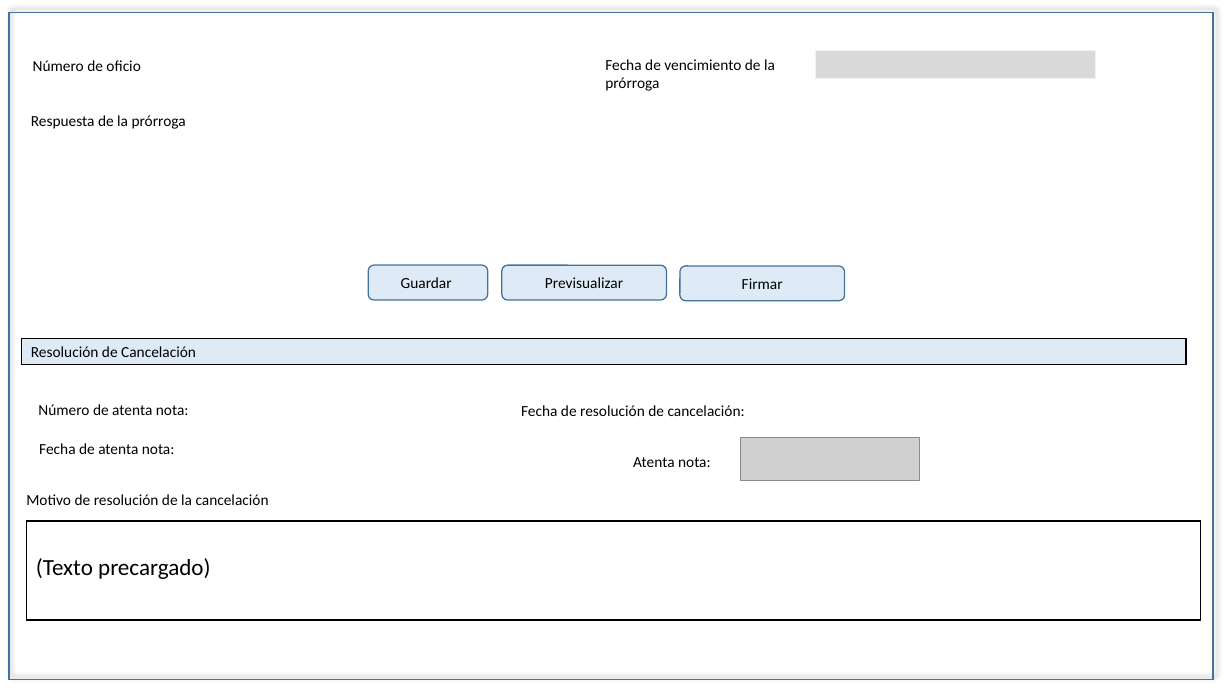
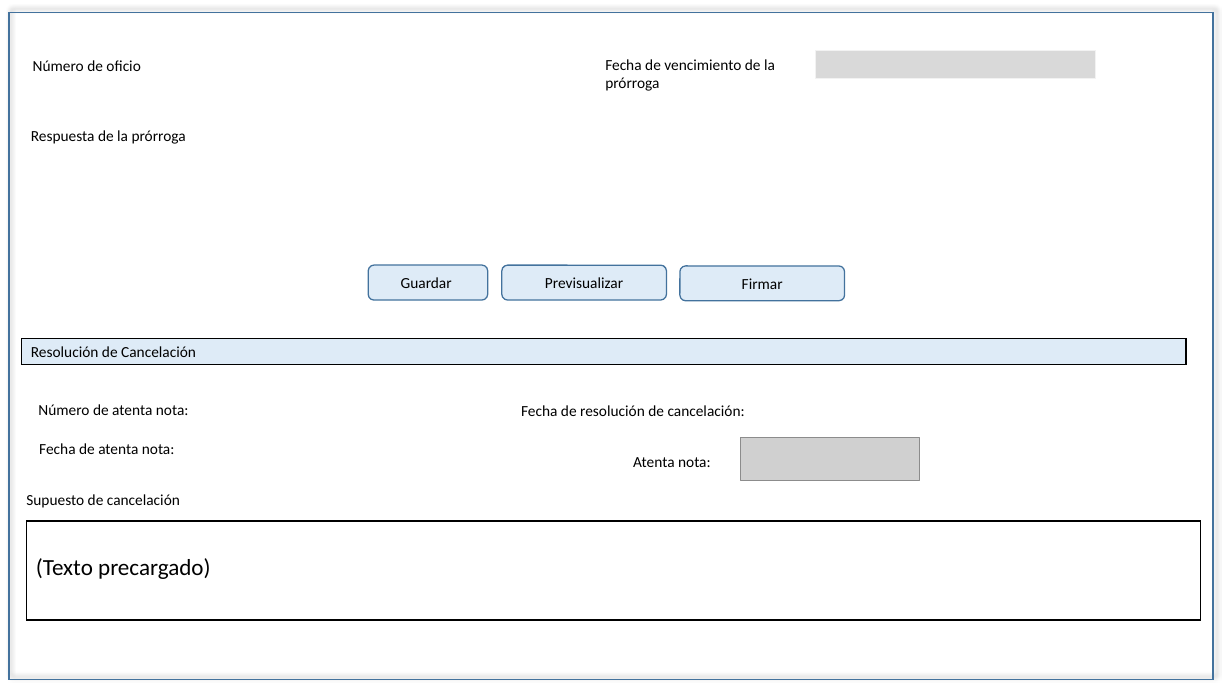
Before and after one commit to EDDIE83/Documentos, a slide deck: slide 6 of TAF 092019/Cancelación.pptx (slide 5 before the commit). Drawn at 1232x693 pixels with LibreOffice and Linux fonts; fonts in the diff are those of the drawing; grey boxes stand for pictures. Boxes give left, top, right and bottom in pixels: in the first picture for what was removed or moved away, otherwise in the second. Text is boxed around its words. In the diff, an @@ line names an element or a change of style, - is before the commit and + after.

```diff
--- a/TAF 092019/Cancelación.pptx
+++ b/TAF 092019/Cancelación.pptx
@@ text "Respuesta de la prórroga": place and size @@
-text "Respuesta de la prórroga" at box(31, 115, 186, 129)
+text "Respuesta de la prórroga" at box(31, 130, 186, 144)
@@ text at box(26, 494, 180, 508): text changed @@
-Motivo de resolución de la cancelación
+Supuesto de cancelación
```
Also in this commit, not shown: 21 other slides changed, 1 slide added, 9 slides removed, 15 other files.
